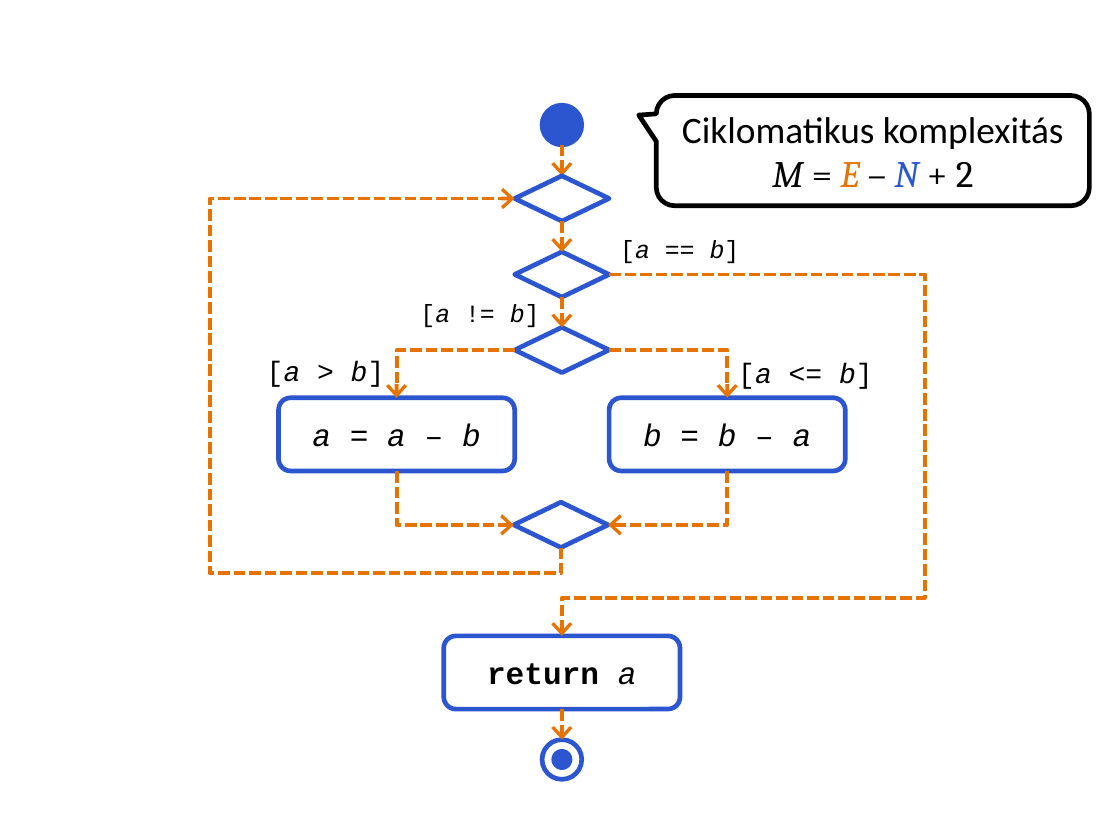
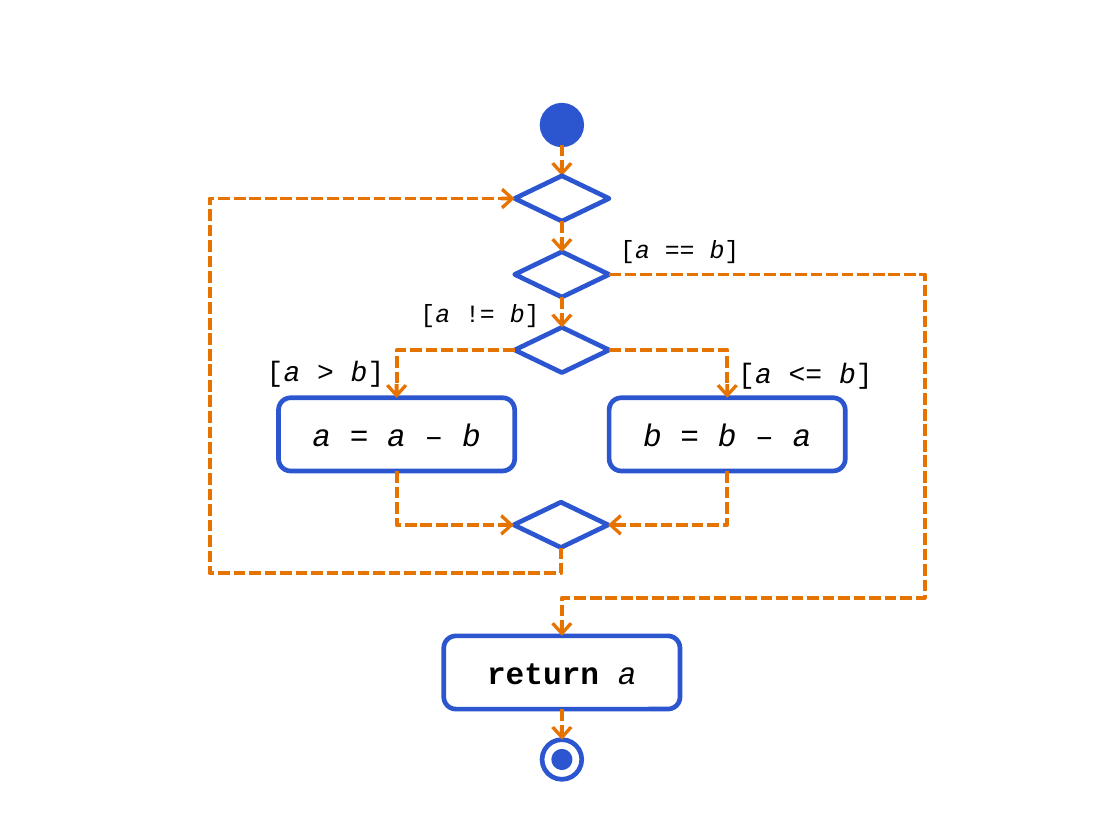
Before and after one commit to lezsakdomi/remo-jegyzet, a slide deck: slide 10 of folyamatmodellezes/figures/vezerlesi-folyamat.pptx. Drawn at 1120x840 pixels with LibreOffice and Linux fonts; fonts in the diff are those of the drawing. Boxes give left, top, right and bottom in pixels: in the first picture for what was removed or moved away, otherwise in the second. Text is boxed around its words. In the diff, an @@ line names an element or a change of style, - is before the commit and + after.

```diff
--- a/folyamatmodellezes/figures/vezerlesi-folyamat.pptx
+++ b/folyamatmodellezes/figures/vezerlesi-folyamat.pptx
@@ rounded speech box removed at bbox=[656, 95, 1090, 205] @@
-Ciklomatikus komplexitás
-M = E – N + 2
```
Also in this commit, not shown: 4 other files.
